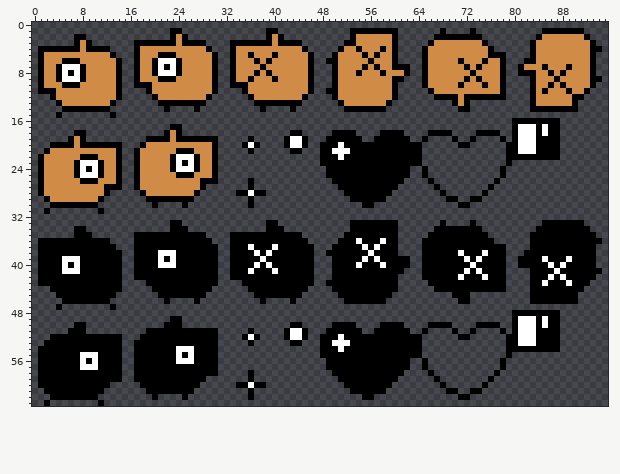
One commit to this sprite sheet: gd_ino/assets/images/player.png. The picture above is the old version.
The file is 384x256 pixels, drawn in blocks of 4x4; one block is one cell here.
After:
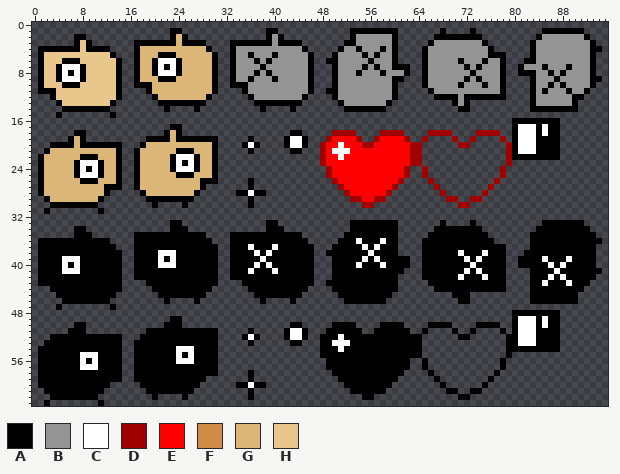
Palette (. is transparent): A #000000  B #949494  C #ffffff  D #a10000  E #ff0000  F #d08c46  G #dbb677  H #e9c68b
From old to new:
y 2: x 24 F -> G; x 40 F -> B; x 54..59 FFFFFF -> BBBBBB; x 85..91 FFFFFFF -> BBBBBBB
y 3: x 8 F -> H; x 24 F -> G; x 40 F -> B; x 54..59 FFFFFF -> BBBBBB; x 67..74 FFFFFFFF -> BBBBBBBB; x 84..92 FFFFFFFFF -> BBBBBBBBB
y 4: x 8 F -> H; x 18..28 FFFFFFFFFFF -> GGGGGGGGGGG; x 34..44 FFFFFFFFFFF -> BBBBBBBBBBB; x 52..53 FF -> BB; x 55..57 FFF -> BBB; x 59 F -> B; x 66..75 FFFFFFFFFF -> BBBBBBBBBB; x 84..92 FFFFFFFFF -> BBBBBBBBB
y 5: x 2..12 FFFFFFFFFFF -> HHHHHHHHHHH; x 18..20 FFF -> GGG; x 24..29 FFFFFF -> GGGGGG; x 34..35 FF -> BB; x 37..39 FFF -> BBB; x 41..45 FFFFF -> BBBBB; x 51..54 FFFF -> BBBB; x 56 F -> B; x 58..59 FF -> BB; x 66..75 FFFFFFFFFF -> BBBBBBBBBB; x 84..92 FFFFFFFFF -> BBBBBBBBB
y 6: x 2..4 FFF -> HHH; x 8..13 FFFFFF -> HHHHHH; x 18..19 FF -> GG; x 25..29 FFFFF -> GGGGG; x 34..36 FFF -> BBB; x 38 F -> B; x 40..45 FFFFFF -> BBBBBB; x 51..55 FFFFF -> BBBBB; x 57..59 FFF -> BBB; x 66..70 FFFFF -> BBBBB; x 72..74 FFF -> BBB; x 76..77 FF -> BB; x 84..92 FFFFFFFFF -> BBBBBBBBB
y 7: x 2..3 FF -> HH; x 9..13 FFFFF -> HHHHH; x 18..19 FF -> GG; x 25..29 FFFFF -> GGGGG; x 34..37 FFFF -> BBBB; x 39..45 FFFFFFF -> BBBBBBB; x 51..54 FFFF -> BBBB; x 56 F -> B; x 58..59 FF -> BB; x 66..71 FFFFFF -> BBBBBB; x 73 F -> B; x 75..77 FFF -> BBB; x 82..84 FFF -> BBB; x 86..88 FFF -> BBB; x 90..92 FFF -> BBB
y 8: x 2..3 FF -> HH; x 9..13 FFFFF -> HHHHH; x 18..19 FF -> GG; x 25..29 FFFFF -> GGGGG; x 34..36 FFF -> BBB; x 38 F -> B; x 40..45 FFFFFF -> BBBBBB; x 51..53 FFF -> BBB; x 55..57 FFF -> BBB; x 59..61 FFF -> BBB; x 66..72 FFFFFFF -> BBBBBBB; x 74..77 FFFF -> BBBB; x 84..85 FF -> BB; x 87 F -> B; x 89..92 FFFF -> BBBB
y 9: x 2..3 FF -> HH; x 9..13 FFFFF -> HHHHH; x 18..20 FFF -> GGG; x 24..29 FFFFFF -> GGGGGG; x 34..35 FF -> BB; x 37..39 FFF -> BBB; x 41..45 FFFFF -> BBBBB; x 51..59 FFFFFFFFF -> BBBBBBBBB; x 66..71 FFFFFF -> BBBBBB; x 73 F -> B; x 75..77 FFF -> BBB; x 84..86 FFF -> BBB; x 88..92 FFFFF -> BBBBB
y 10: x 2..4 FFF -> HHH; x 8..13 FFFFFF -> HHHHHH; x 20..29 FFFFFFFFFF -> GGGGGGGGGG; x 36..45 FFFFFFFFFF -> BBBBBBBBBB; x 51..59 FFFFFFFFF -> BBBBBBBBB; x 66..70 FFFFF -> BBBBB; x 72..74 FFF -> BBB; x 76..77 FF -> BB; x 84..85 FF -> BB; x 87 F -> B; x 89..92 FFFF -> BBBB
y 11: x 4..13 FFFFFFFFFF -> HHHHHHHHHH; x 20..29 FFFFFFFFFF -> GGGGGGGGGG; x 36..45 FFFFFFFFFF -> BBBBBBBBBB; x 51..59 FFFFFFFFF -> BBBBBBBBB; x 67..77 FFFFFFFFFFF -> BBBBBBBBBBB; x 84 F -> B; x 86..88 FFF -> BBB; x 90..91 FF -> BB
y 12: x 4..13 FFFFFFFFFF -> HHHHHHHHHH; x 21..28 FFFFFFFF -> GGGGGGGG; x 37..44 FFFFFFFF -> BBBBBBBB; x 51..59 FFFFFFFFF -> BBBBBBBBB; x 71 F -> B; x 84..89 FFFFFF -> BBBBBB
y 13: x 5..12 FFFFFFFF -> HHHHHHHH; x 52..58 FFFFFFF -> BBBBBBB; x 71 F -> B; x 84..89 FFFFFF -> BBBBBB
y 18: x 23 F -> G; x 50..53 AAAA -> DDDD; x 58..61 AAAA -> DDDD; x 66..69 AAAA -> DDDD; x 74..77 AAAA -> DDDD
y 19: x 7 F -> G; x 23 F -> G; x 49..54 AAAAAA -> DEEEED; x 57..62 AAAAAA -> DEEEED; x 65 A -> D; x 70 A -> D; x 73 A -> D; x 78 A -> D
y 20: x 7 F -> G; x 19..29 FFFFFFFFFFF -> GGGGGGGGGGG; x 48..50 AAA -> DEE; x 52..64 AAAAAAAAAAAAA -> EEEDDEEEEEEDD; x 71..72 AA -> DD; x 79 A -> D
y 21: x 3..13 FFFFFFFFFFF -> GGGGGGGGGGG; x 18..23 FFFFFF -> GGGGGG; x 27..29 FFF -> GGG; x 48..49 AA -> DE; x 53..64 AAAAAAAAAAAA -> EEEEEEEEEEDD; x 79 A -> D
y 22: x 2..7 FFFFFF -> GGGGGG; x 11..13 FFF -> GGG; x 18..22 FFFFF -> GGGGG; x 28..29 FF -> GG; x 48..50 AAA -> DEE; x 52..64 AAAAAAAAAAAAA -> EEEEEEEEEEEDD; x 79 A -> D
y 23: x 2..6 FFFFF -> GGGGG; x 12..13 FF -> GG; x 18..22 FFFFF -> GGGGG; x 28..29 FF -> GG; x 48..64 AAAAAAAAAAAAAAAAA -> DEEEEEEEEEEEEEEDD; x 79 A -> D
y 24: x 2..6 FFFFF -> GGGGG; x 12..13 FF -> GG; x 18..22 FFFFF -> GGGGG; x 28..29 FF -> GG; x 49..62 AAAAAAAAAAAAAA -> DEEEEEEEEEEEED; x 65 A -> D; x 78 A -> D
y 25: x 2..6 FFFFF -> GGGGG; x 12..13 FF -> GG; x 18..23 FFFFFF -> GGGGGG; x 27..29 FFF -> GGG; x 49..62 AAAAAAAAAAAAAA -> DEEEEEEEEEEEED; x 65 A -> D; x 78 A -> D
y 26: x 2..7 FFFFFF -> GGGGGG; x 11..13 FFF -> GGG; x 18..27 FFFFFFFFFF -> GGGGGGGGGG; x 50..61 AAAAAAAAAAAA -> DEEEEEEEEEED; x 66 A -> D; x 77 A -> D
y 27: x 2..11 FFFFFFFFFF -> GGGGGGGGGG; x 18..27 FFFFFFFFFF -> GGGGGGGGGG; x 51..60 AAAAAAAAAA -> DEEEEEEEED; x 67 A -> D; x 76 A -> D
y 28: x 2..11 FFFFFFFFFF -> GGGGGGGGGG; x 19..26 FFFFFFFF -> GGGGGGGG; x 52..59 AAAAAAAA -> DEEEEEED; x 68 A -> D; x 75 A -> D
y 29: x 3..10 FFFFFFFF -> GGGGGGGG; x 53..58 AAAAAA -> DDEEDD; x 69..70 AA -> DD; x 73..74 AA -> DD
y 30: x 55..56 AA -> DD; x 71..72 AA -> DD
